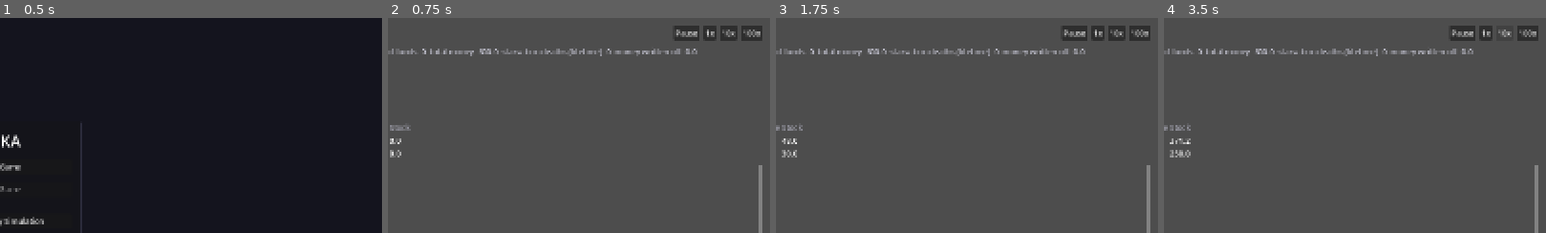
Above: before the commit, frames 1-4 (left to right).
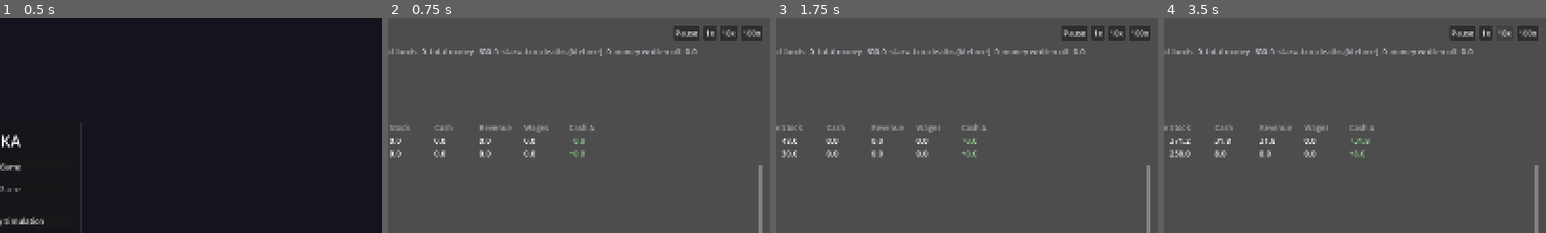
Above: after the commit, the same moments.

Repository: forsman5/sitka
Game: Godot game, scene res://scenes/ui/main_menu.tscn
Same seed, same stepped clock (60 frames per second), same inputs: the game is played once before the commit and once after it.
Inputs:
- Up to frame 1 (0.5 s): no input
- Up to frame 2 (0.75 s): click "Household Economy Simulation" at 0.5 s
- Up to frame 3 (1.75 s): click "Two businesses, evenly staffed" at 1.25 s
- Up to frame 4 (3.5 s): click "1x" at 2 s; click "10x" at 2.75 s
The pictures show only the part of the screen within x 50-100%, y 0-50%; the shares and areas given below are measured in that part.

Frame 1 is identical in both runs. In frame 2, 1.0% of the frame differs, in the area x 12-54%, y 48-65%; in frame 3, 1.0%; in frame 4, 1.1%, in the area x 13-55%, y 48-65%.

Commit message:
Show household economy business cash flow

Diff:
--- a/scripts/sim/household_economy/he_dashboard.gd
+++ b/scripts/sim/household_economy/he_dashboard.gd
@@ -186,9 +186,9 @@
 	_business_rows.clear()
 
 	var grid := GridContainer.new()
-	grid.columns = 8
+	grid.columns = 12
 	_business_list.add_child(grid)
-	for col_label in ["Name", "Capacity", "Max", "Employed", "Output", "Wage (7d avg)", "Reference wage", "Stock"]:
+	for col_label in ["Name", "Capacity", "Max", "Employed", "Output", "Wage (7d avg)", "Reference wage", "Stock", "Cash", "Revenue", "Wages", "Cash Δ"]:
 		var header := Label.new()
 		header.text = col_label
 		if col_label == "Wage (7d avg)":
@@ -201,7 +201,7 @@
 	for report in _simulation.get_business_reports():
 		var business_id: int = report["business_id"]
 		var labels := {}
-		for key in ["name", "capacity", "max_capacity", "employed", "output", "wage", "reference", "stock"]:
+		for key in ["name", "capacity", "max_capacity", "employed", "output", "wage", "reference", "stock", "balance", "revenue", "wages", "cash_change"]:
 			var label := Label.new()
 			label.custom_minimum_size = Vector2(90, 0)
 			if key == "wage":
@@ -309,6 +309,13 @@
 		wage_label.add_theme_color_override("font_color", Color(0.6, 0.85, 0.6) if wage > reference else Color(0.9, 0.5, 0.5))
 		(row["reference"] as Label).text = "%.3f" % reference
 		(row["stock"] as Label).text = "%.1f" % report["stock"]
+		(row["balance"] as Label).text = "%.1f" % report["balance"]
+		(row["revenue"] as Label).text = "%.1f" % report["last_revenue"]
+		(row["wages"] as Label).text = "%.1f" % report["last_wages_paid"]
+		var cash_change: float = report["last_cash_change"]
+		var cash_change_label := row["cash_change"] as Label
+		cash_change_label.text = "%+.1f" % cash_change
+		cash_change_label.add_theme_color_override("font_color", Color(0.6, 0.85, 0.6) if cash_change >= 0.0 else Color(0.9, 0.5, 0.5))
 
 	var current_ids := _simulation.get_household_ids()
 	if current_ids != _known_household_ids:
--- a/scripts/sim/household_economy/he_simulation.gd
+++ b/scripts/sim/household_economy/he_simulation.gd
@@ -164,6 +164,9 @@
 			"employed_household_count": _business_employed_household_count(business_id),
 			"stock": b.stock(output_commodity),
 			"balance": b.balance,
+			"last_revenue": b.last_revenue,
+			"last_wages_paid": b.last_wages_paid,
+			"last_cash_change": b.last_cash_change,
 			"last_actual_units": b.last_actual_units,
 			"last_wage_per_worker": b.last_wage_per_worker,
 			"rolling_average_wage": b.rolling_average_wage(),
@@ -293,6 +296,8 @@
 func _pay_wages(record: Dictionary) -> void:
 	for business_id in businesses.keys():
 		var b: HEBusiness = businesses[business_id]
+		b.last_wages_paid = 0.0
+		b.last_cash_change = 0.0
 		var employed := _business_employed_worker_count(business_id)
 		var wage_per_worker: float = (b.last_revenue / employed) if employed > 0 else 0.0
 		b.last_wage_per_worker = wage_per_worker
@@ -309,6 +314,8 @@
 			h.balance += pay
 			total_paid += pay
 		b.balance -= total_paid
+		b.last_wages_paid = total_paid
+		b.last_cash_change -= total_paid
 		record["wages_paid"][business_id] = total_paid
 
 ## Each business produces its one recipe output using however many workers
@@ -550,8 +557,10 @@
 
 		if seller != null:
 			seller.consume(commodity, quantity_traded)
-			seller.balance += quantity_traded * price
-			seller.last_revenue = quantity_traded * price
+			var revenue := quantity_traded * price
+			seller.balance += revenue
+			seller.last_revenue = revenue
+			seller.last_cash_change += revenue
 	elif seller != null:
 		seller.last_revenue = 0.0
 
--- a/scripts/sim/household_economy/records/he_business.gd
+++ b/scripts/sim/household_economy/records/he_business.gd
@@ -33,6 +33,8 @@
 ## not a live one" discipline the household market's same-day balance
 ## snapshot uses to avoid circularity.
 var last_revenue: float = 0.0
+var last_wages_paid: float = 0.0
+var last_cash_change: float = 0.0
 
 ## Rolling wage-per-worker history, oldest first, capped -- smooths the
 ## weekly expand/contract decision against single noisy day. See
